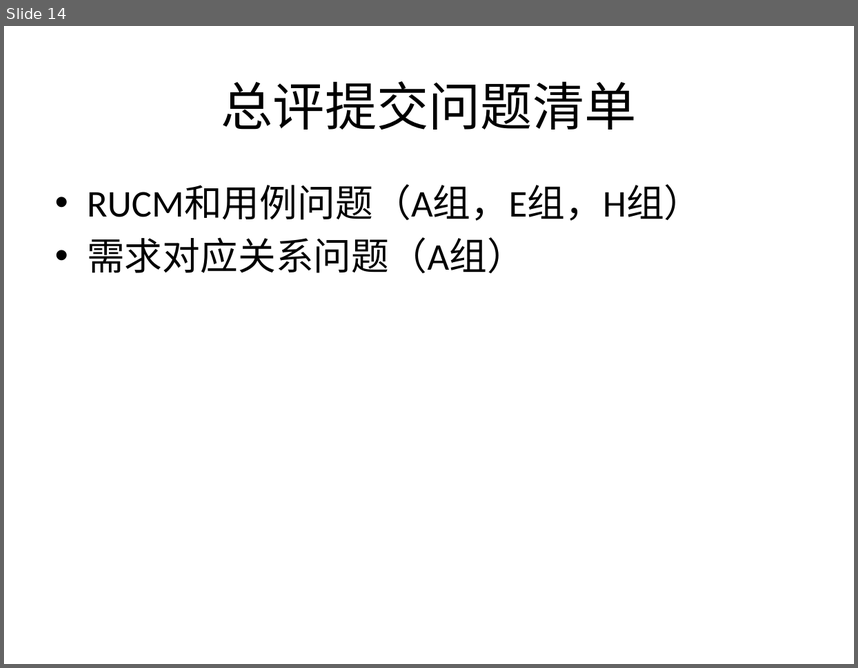
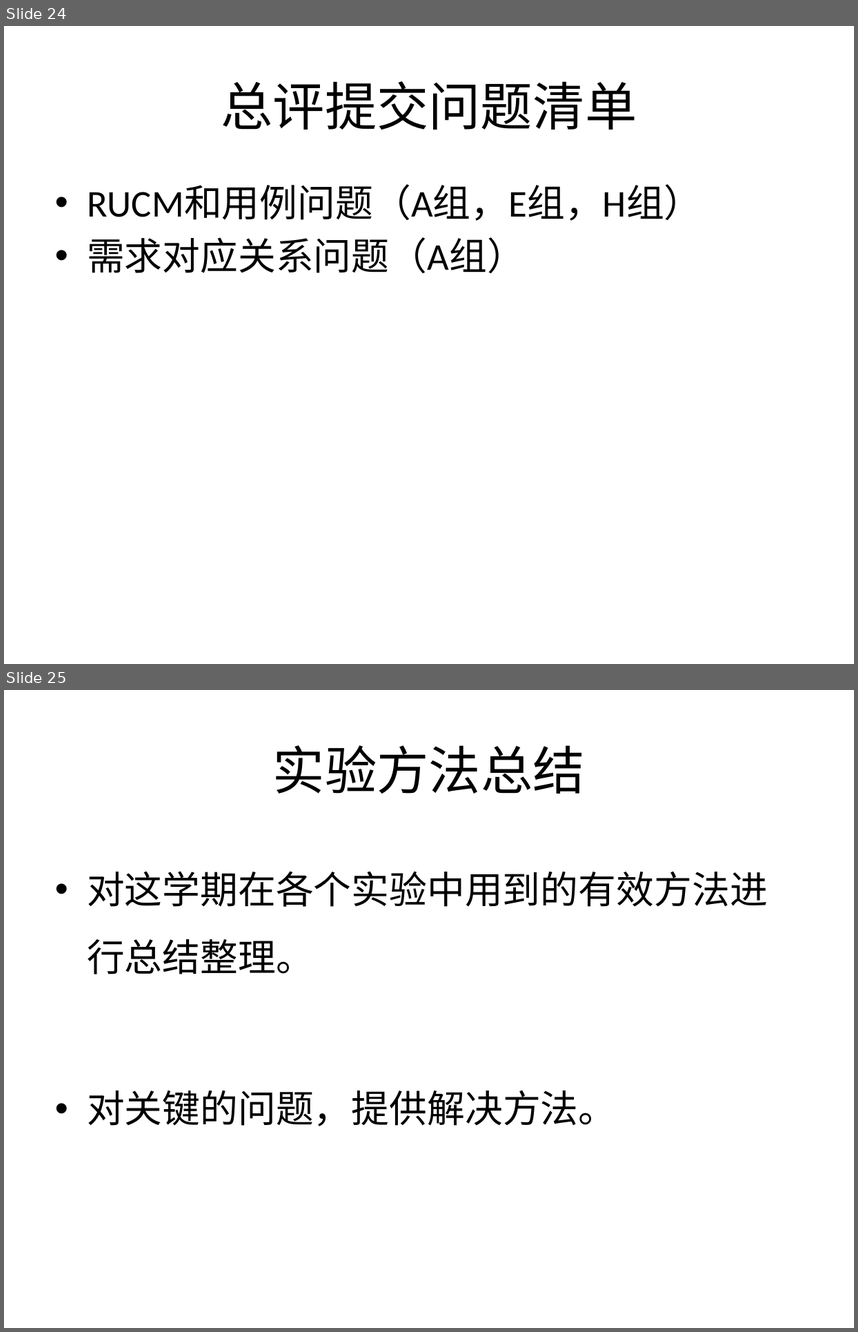
Before and after one commit to bhsei/16TeamC, a slide deck: 2.项目PPT/十七周-项目总结.pptx. Shown one above the other, each under a label of ours: slide 14 before the commit, slides 24 and 25 after it. The pictures are 858x668 and 858x1332 pixels, drawn with LibreOffice and Linux fonts; fonts in the diff are those of the drawing. Boxes give left, top, right and bottom in pixels: in the first picture for what was removed or moved away, otherwise in the second. Text is boxed around its words. In the diff, an @@ line names an element or a change of style, - is before the commit and + after.

```diff
--- a/2.项目PPT/十七周-项目总结.pptx
+++ b/2.项目PPT/十七周-项目总结.pptx
@@ slide 25 added at <box>4,690,854,1328</box>, background #FFFFFF @@
@@ title added at <box>273,745,585,793</box>, 44 pt, text #000000 @@
+实验方法总结
@@ text added at <box>87,871,768,1126</box>, 32 pt, text #000000 @@
+• 对这学期在各个实验中用到的有效方法进行总结整理。
+• 对关键的问题，提供解决方法。
@@ what was slide 14 is now slide 24 @@
```
Also in this commit, not shown: 1 slide changed, 13 other slides added, 1 slide removed.
